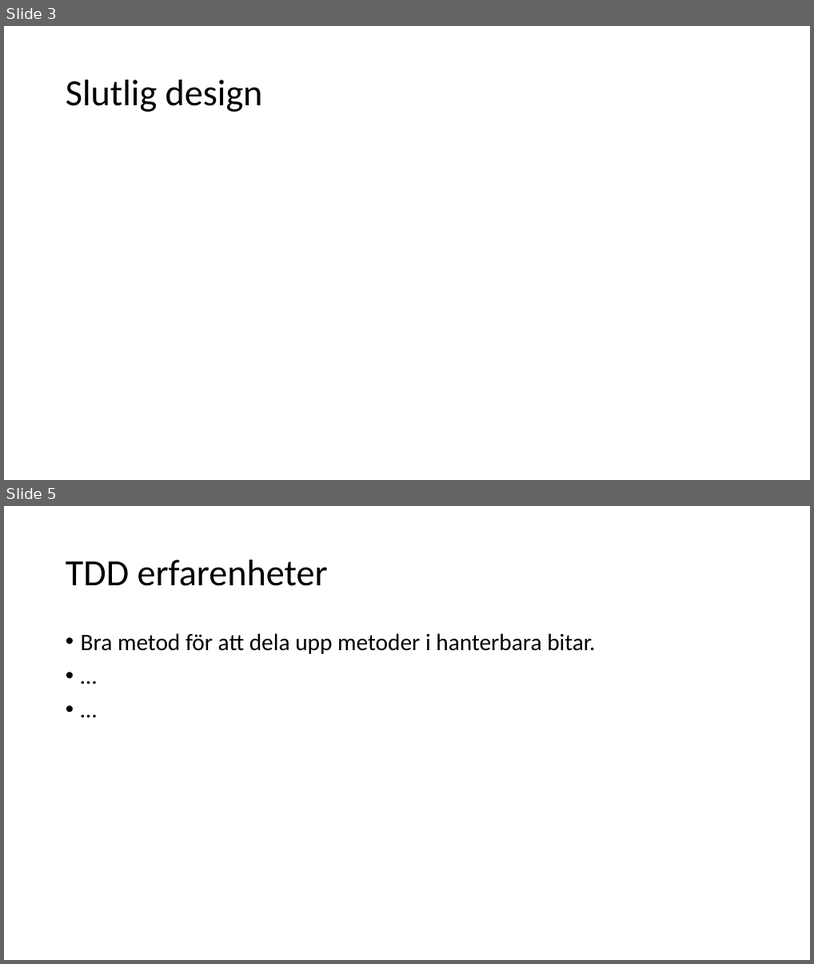
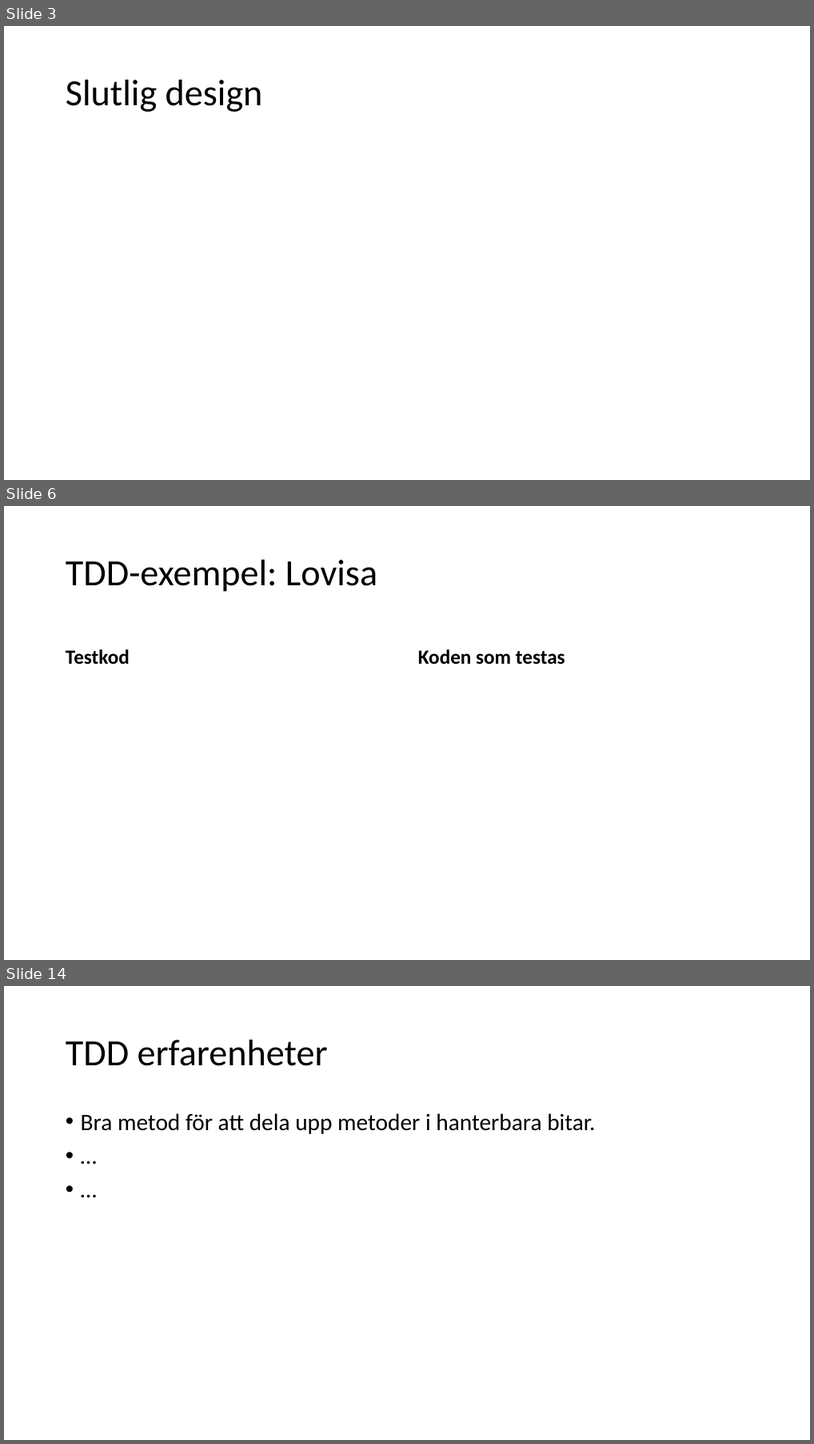
Before and after one commit to hampusidstam/InteGame, a slide deck: docs/Slutredovisning_grp5_v2.pptx. Shown one above the other, each under a label of ours: slides 3 and 5 before the commit, slides 3, 6 and 14 after it; the slides between them are not shown. The pictures are 814x964 and 814x1444 pixels, drawn with LibreOffice and Linux fonts; fonts in the diff are those of the drawing. Boxes give left, top, right and bottom in pixels: in the first picture for what was removed or moved away, otherwise in the second. Text is boxed around its words. In the diff, an @@ line names an element or a change of style, - is before the commit and + after.

```diff
--- a/docs/Slutredovisning_grp5_v2.pptx
+++ b/docs/Slutredovisning_grp5_v2.pptx
@@ slide 6 added at <box>4,506,810,960</box>, background #FFFFFF @@
@@ title added at <box>66,560,378,592</box>, 44 pt, text #000000 @@
+TDD-exempel: Lovisa
@@ text added at <box>66,649,130,664</box>, 24 pt, text #000000, bold @@
+Testkod
@@ text added at <box>418,649,566,664</box>, 24 pt, text #000000, bold @@
+Koden som testas
@@ what was slide 5 is now slide 14 @@
```
Also in this commit, not shown: 1 slide changed, 8 other slides added, 4 other files.
